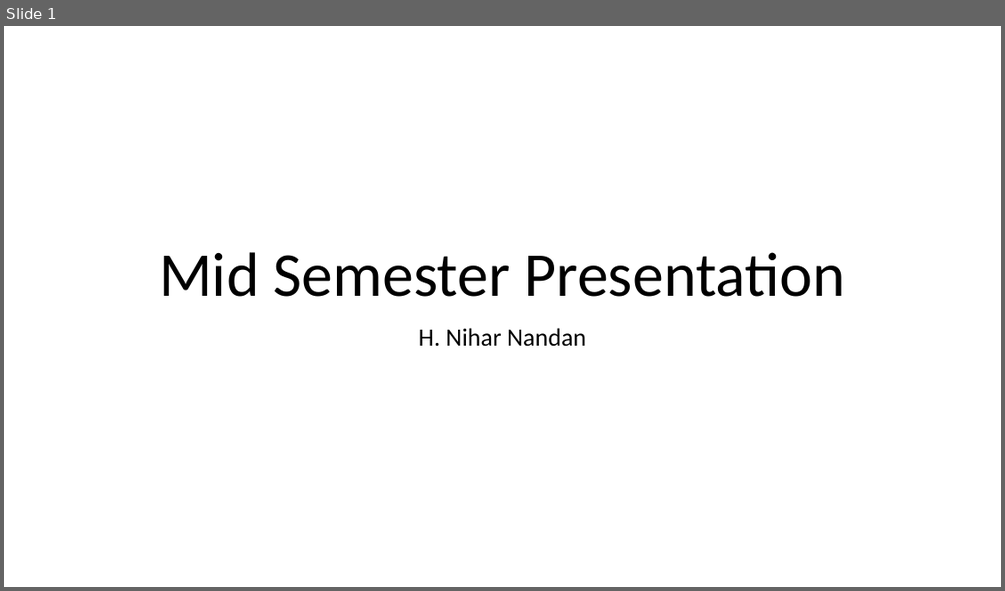
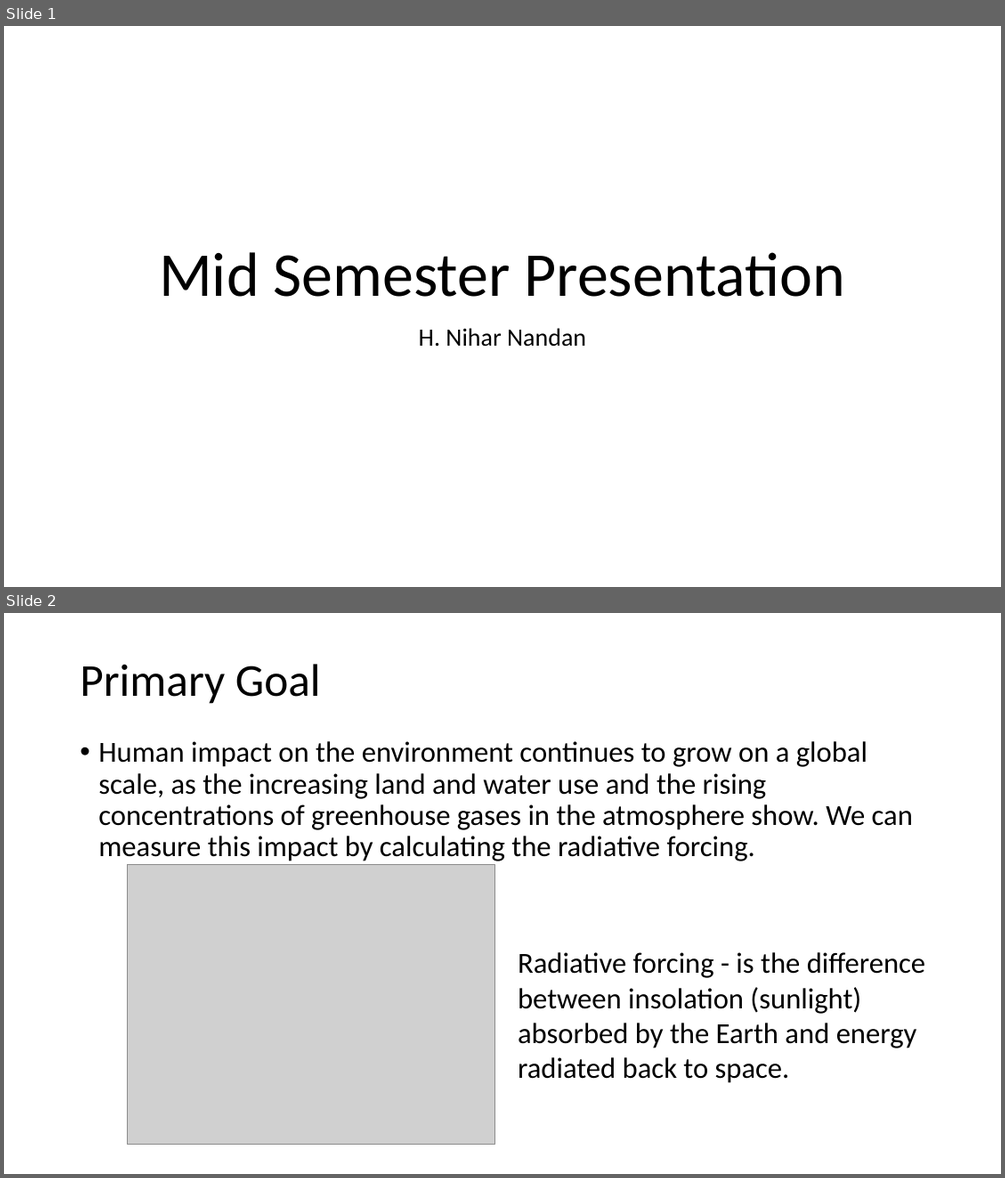
Before and after one commit to niharnandan/thesis, a slide deck: Mid Semester Presentation.pptx. Shown one above the other, each under a label of ours: slide 1 before the commit, slides 1 and 2 after it. The pictures are 1005x591 and 1005x1178 pixels, drawn with LibreOffice and Linux fonts; fonts in the diff are those of the drawing; grey boxes stand for pictures. Boxes give left, top, right and bottom in pixels: in the first picture for what was removed or moved away, otherwise in the second. Text is boxed around its words. In the diff, an @@ line names an element or a change of style, - is before the commit and + after.

```diff
--- a/Mid Semester Presentation.pptx
+++ b/Mid Semester Presentation.pptx
@@ slide 2 added at (x1=4, y1=613, x2=1001, y2=1174), background #FFFFFF @@
@@ title added at (x1=80, y1=664, x2=321, y2=704), 44 pt, text #000000 @@
+Primary Goal
@@ text added at (x1=98, y1=741, x2=913, y2=861), 28 pt, text #000000 @@
+• Human impact on the environment continues to grow on a global scale, as the increasing land and water use and the rising concentrations of greenhouse gases in the atmosphere show. We can measure this impact by calculating the radiative forcing.
@@ picture added at (x1=128, y1=865, x2=494, y2=1144) @@
@@ text added at (x1=518, y1=952, x2=925, y2=1083), 28 pt, text #000000 @@
+Radiative forcing - is the difference between insolation (sunlight) absorbed by the Earth and energy radiated back to space.
```
Also in this commit, not shown: 1 slide changed, 11 other slides added, 5 slides removed.
